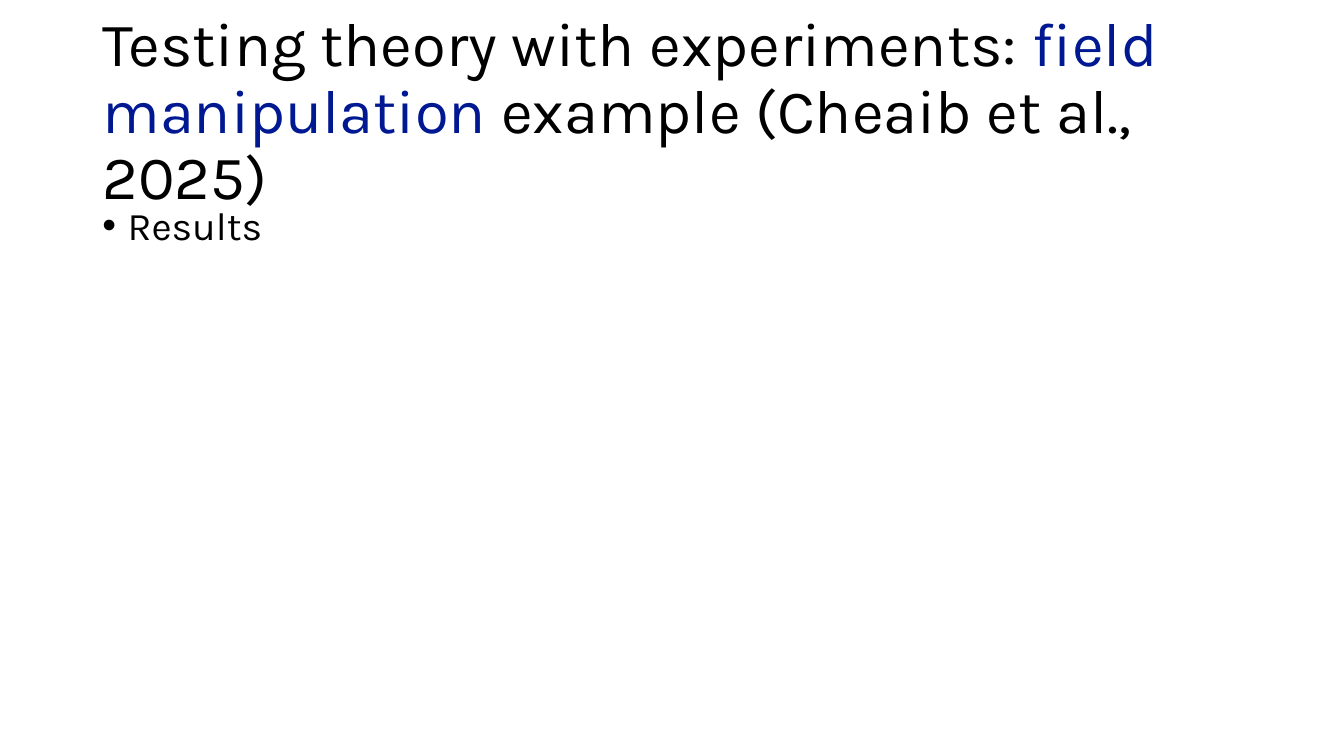
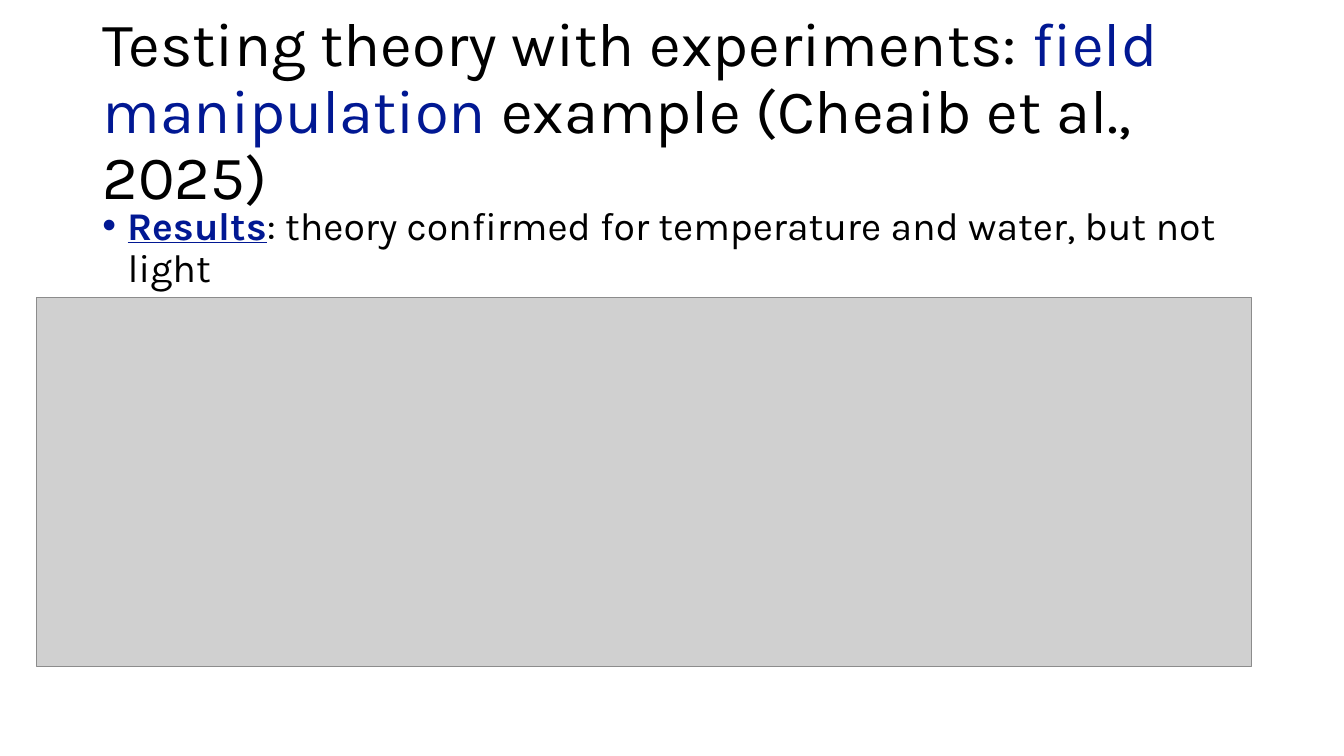
Before and after one commit to SmithEcophysLab/seminar, a slide deck: slide 17 of 2025_lemontree/src/lemontree_mtg_2025_smith.pptx. Drawn at 1344x756 pixels with LibreOffice and Linux fonts; fonts in the diff are those of the drawing; grey boxes stand for pictures. Boxes give left, top, right and bottom in pixels: in the first picture for what was removed or moved away, otherwise in the second. Text is boxed around its words. In the diff, an @@ line names an element or a change of style, - is before the commit and + after.

```diff
--- a/2025_lemontree/src/lemontree_mtg_2025_smith.pptx
+++ b/2025_lemontree/src/lemontree_mtg_2025_smith.pptx
@@ text at box(128, 205, 1216, 292): text changed @@
-• Results
+• Results: theory confirmed for temperature and water, but not light
@@ picture added at box(36, 297, 1251, 666) @@
```
Also in this commit, not shown: 9 other slides changed, 2 slides added, 1 slide removed.
